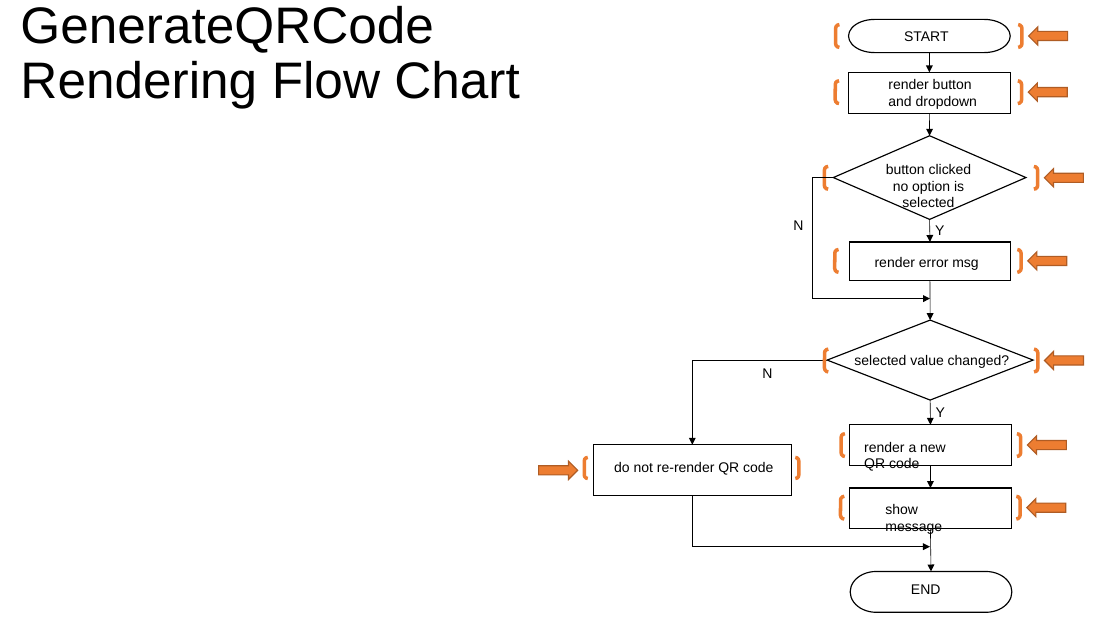
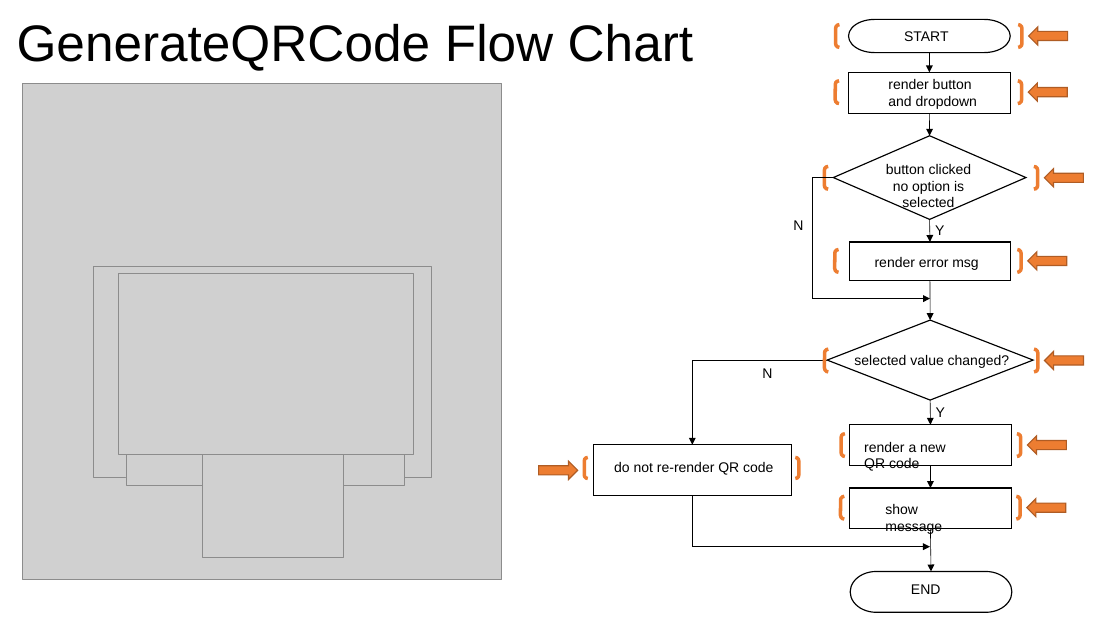
Before and after one commit to xiangyuliu-crs/QRCode, a slide deck: slide 5 of docs/QRCode.pptx. Drawn at 1120x630 pixels with LibreOffice and Linux fonts; fonts in the diff are those of the drawing; grey boxes stand for pictures. Boxes give left, top, right and bottom in pixels: in the first picture for what was removed or moved away, otherwise in the second. Text is boxed around its words. In the diff, an @@ line names an element or a change of style, - is before the commit and + after.

Commit message:
update slides

```diff
--- a/docs/QRCode.pptx
+++ b/docs/QRCode.pptx
@@ title at box(17, 23, 693, 71): text changed @@
-GenerateQRCode
-Rendering Flow Chart
+GenerateQRCode Flow Chart
@@ picture added at box(23, 83, 502, 580) @@
@@ picture added at box(93, 266, 432, 477) @@
@@ picture added at box(118, 273, 413, 454) @@
@@ picture added at box(126, 279, 405, 486) @@
@@ picture added at box(202, 444, 344, 557) @@
```
Also in this commit, not shown: 2 other slides changed, 1 slide added.
